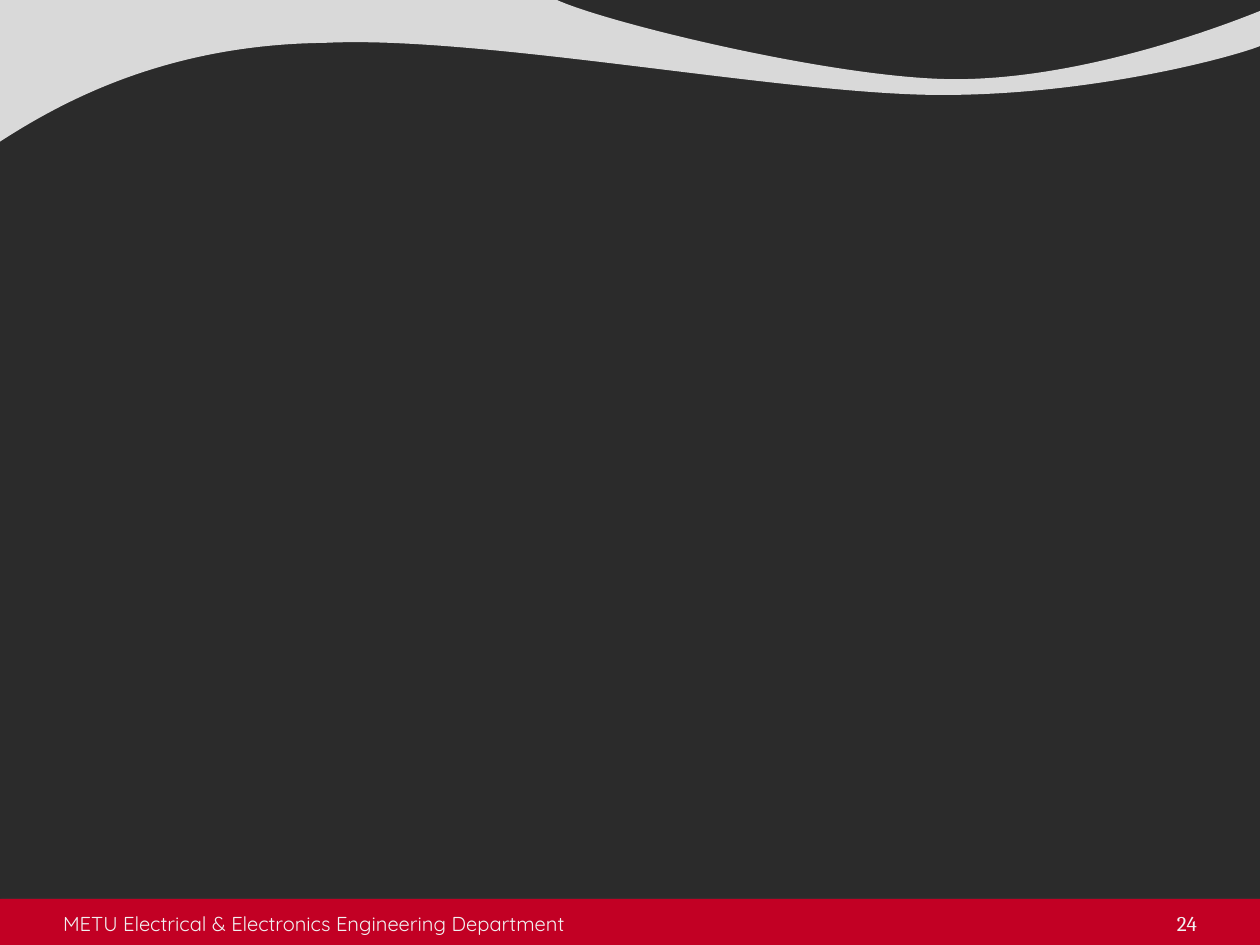
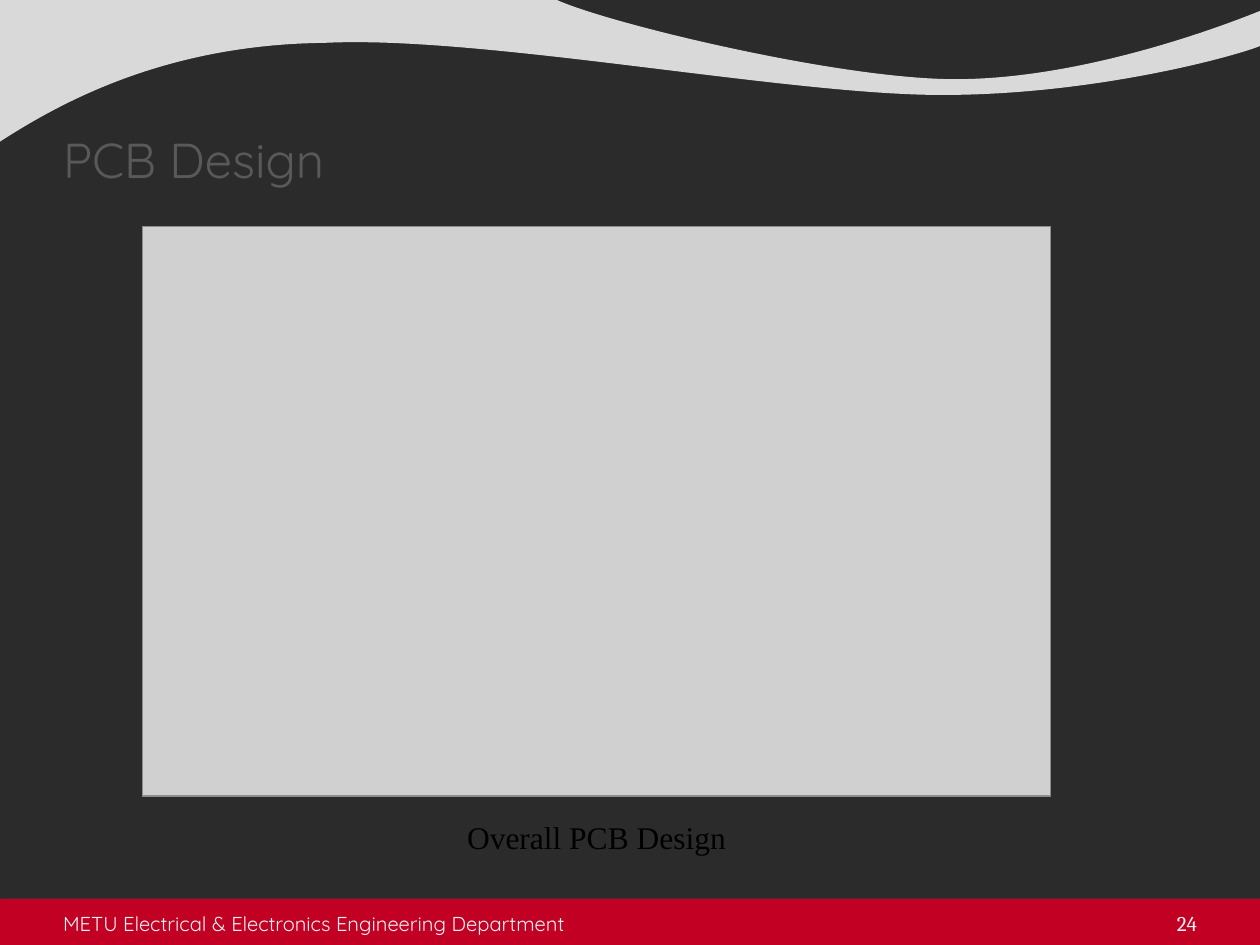
Before and after one commit to busranurkocak/EE464-Term-Project, a slide deck: slide 24 of Presentation/Final_presentation/Component_and_simulation_graphs.pptx. Drawn at 1260x945 pixels with LibreOffice and Linux fonts; fonts in the diff are those of the drawing; grey boxes stand for pictures; background and template pictures are left out; a plain dark background stands for a picture behind light text. Boxes give left, top, right and bottom in pixels: in the first picture for what was removed or moved away, otherwise in the second. Text is boxed around its words. In the diff, an @@ line names an element or a change of style, - is before the commit and + after.

Commit message:
PCB design has been added to the presentation.

```diff
--- a/Presentation/Final_presentation/Component_and_simulation_graphs.pptx
+++ b/Presentation/Final_presentation/Component_and_simulation_graphs.pptx
@@ title added at <box>63,144,324,187</box>, 28 pt, text #595959 @@
+PCB Design
@@ picture added at <box>142,227,1051,796</box> @@
@@ text added at <box>467,828,726,855</box>, 18 pt, text #000000 @@
+Overall PCB Design
```
Also in this commit, not shown: 2 other slides changed, 2 slides added.
